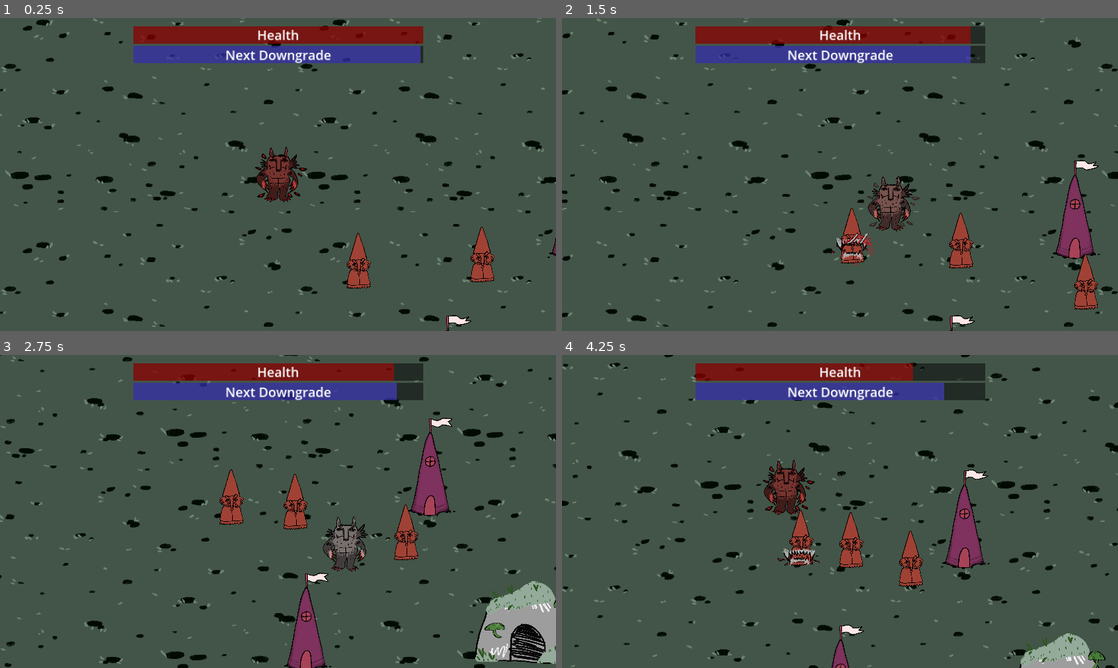
Above: before the commit, frames 1-4 (two rows, left to right).
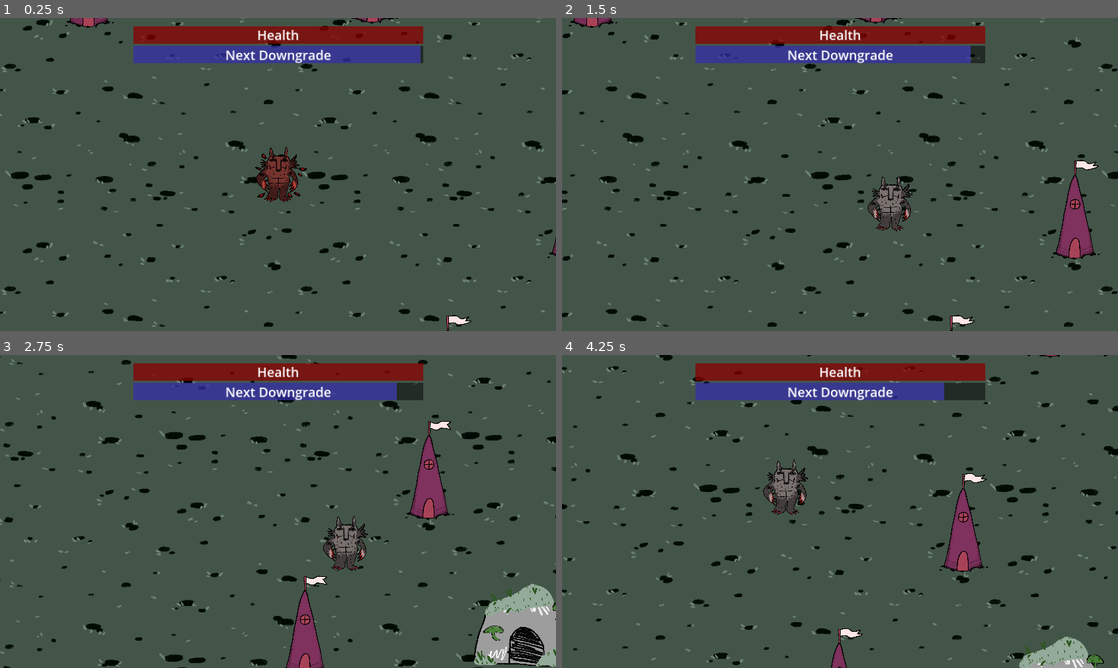
Above: after the commit, the same moments.

Repository: TheJP/GMTKGameJam2023
Game: Godot game, scene res://main.tscn
Two runs of this game, one before a commit and one after it. Both use one fixed random seed, a clock stepped at 60 frames per second and the inputs below.
Inputs (mouse positions are in pixels of both pictures, inside the frame that each line leads up to):
- Up to frame 1 (0.25 s): no input
- Up to frame 2 (1.5 s): move the mouse to (962, 158) at 0.52 s; press the mouse at (962, 158) at 0.53 s; hold D (move_right) 0.53-1.28 s; move the mouse to (728, 190) at 1.27 s; release the mouse at (728, 190) at 1.28 s; hold S (move_down) from 1.28 s (still down); click (728, 190) at 1.35 s
- Up to frame 3 (2.75 s): move the mouse to (333, 442) at 2.02 s; release S (move_down) at 2.03 s; press the mouse at (333, 442) at 2.03 s; hold D (move_right) from 2.03 s (still down)
- Up to frame 4 (4.25 s): move the mouse to (812, 574) at 2.77 s; release D (move_right) at 2.78 s; release the mouse at (812, 574) at 2.78 s; hold W (move_up) 2.78-3.53 s; click (812, 574) at 2.85 s; move the mouse to (1006, 558) at 3.52 s; press the mouse at (1006, 558) at 3.53 s; hold A (move_left) from 3.53 s (still down)

The runs differ from the first frame. In frame 1, 1.3% of the frame differs, in the area x 11-89%, y 0-87%; in frame 2, 2.5%; in frame 3, 9.3%; in frame 4, 9.5%, in the area x 0-100%, y 0-100%.

Commit message:
Add enemy spawners

Diff:
--- a/GMTKGameJam2023/Player/player.tscn
+++ b/GMTKGameJam2023/Player/player.tscn
@@ -14,6 +14,45 @@
 [sub_resource type="CapsuleShape2D" id="CapsuleShape2D_bn526"]
 radius = 47.0
 height = 154.0
+
+[sub_resource type="Animation" id="Animation_77bah"]
+length = 0.001
+tracks/0/type = "value"
+tracks/0/imported = false
+tracks/0/enabled = true
+tracks/0/path = NodePath("Sprite2D:modulate")
+tracks/0/interp = 1
+tracks/0/loop_wrap = true
+tracks/0/keys = {
+"times": PackedFloat32Array(0),
+"transitions": PackedFloat32Array(1),
+"update": 0,
+"values": [Color(1, 1, 1, 1)]
+}
+tracks/1/type = "value"
+tracks/1/imported = false
+tracks/1/enabled = true
+tracks/1/path = NodePath("Sprite2D:scale")
+tracks/1/interp = 1
+tracks/1/loop_wrap = true
+tracks/1/keys = {
+"times": PackedFloat32Array(0),
+"transitions": PackedFloat32Array(1),
+"update": 0,
+"values": [Vector2(0.15, 0.15)]
+}
+tracks/2/type = "value"
+tracks/2/imported = false
+tracks/2/enabled = true
+tracks/2/path = NodePath("Sprite2D/Container:modulate")
+tracks/2/interp = 1
+tracks/2/loop_wrap = true
+tracks/2/keys = {
+"times": PackedFloat32Array(0),
+"transitions": PackedFloat32Array(1),
+"update": 0,
+"values": [Color(1, 1, 1, 0)]
+}
 
 [sub_resource type="Animation" id="Animation_e85q8"]
 resource_name = "on_damage_taken"
@@ -53,45 +92,6 @@
 "transitions": PackedFloat32Array(1, 1, 1, 1),
 "update": 0,
 "values": [Color(1, 1, 1, 0), Color(1, 1, 1, 1), Color(1, 1, 1, 1), Color(1, 1, 1, 0)]
-}
-
-[sub_resource type="Animation" id="Animation_77bah"]
-length = 0.001
-tracks/0/type = "value"
-tracks/0/imported = false
-tracks/0/enabled = true
-tracks/0/path = NodePath("Sprite2D:modulate")
-tracks/0/interp = 1
-tracks/0/loop_wrap = true
-tracks/0/keys = {
-"times": PackedFloat32Array(0),
-"transitions": PackedFloat32Array(1),
-"update": 0,
-"values": [Color(1, 1, 1, 1)]
-}
-tracks/1/type = "value"
-tracks/1/imported = false
-tracks/1/enabled = true
-tracks/1/path = NodePath("Sprite2D:scale")
-tracks/1/interp = 1
-tracks/1/loop_wrap = true
-tracks/1/keys = {
-"times": PackedFloat32Array(0),
-"transitions": PackedFloat32Array(1),
-"update": 0,
-"values": [Vector2(0.15, 0.15)]
-}
-tracks/2/type = "value"
-tracks/2/imported = false
-tracks/2/enabled = true
-tracks/2/path = NodePath("Sprite2D/Container:modulate")
-tracks/2/interp = 1
-tracks/2/loop_wrap = true
-tracks/2/keys = {
-"times": PackedFloat32Array(0),
-"transitions": PackedFloat32Array(1),
-"update": 0,
-"values": [Color(1, 1, 1, 0)]
 }
 
 [sub_resource type="AnimationLibrary" id="AnimationLibrary_e0d15"]
--- /dev/null
+++ b/GMTKGameJam2023/buildings/EnemySpawner.gd
@@ -0,0 +1,11 @@
+extends Node2D
+
+@export var enemy : Resource
+
+
+
+func _on_spawn_timer_timeout():
+	var spawned_enemy = enemy.instantiate()
+	get_tree().root.get_node("Game/GameCanvasLayer/Enemies").add_child(spawned_enemy)
+	spawned_enemy.player = get_tree().root.get_node("Game/GameCanvasLayer/Player")
+	spawned_enemy.global_position = global_position
--- a/GMTKGameJam2023/buildings/enemy_house.tscn
+++ b/GMTKGameJam2023/buildings/enemy_house.tscn
@@ -1,7 +1,9 @@
-[gd_scene load_steps=5 format=3 uid="uid://dtu8lvf1koj2h"]
+[gd_scene load_steps=7 format=3 uid="uid://dtu8lvf1koj2h"]
 
 [ext_resource type="Texture2D" uid="uid://dji608i0imv56" path="res://Assets/Buildings/Enemy_House 1.png" id="1_6qbcd"]
 [ext_resource type="Texture2D" uid="uid://c1qiy258wyoj2" path="res://Assets/Buildings/Enemy_House 2.png" id="2_qwsvr"]
+[ext_resource type="Script" path="res://buildings/EnemySpawner.gd" id="3_65bvr"]
+[ext_resource type="PackedScene" uid="uid://dugyay08um7n5" path="res://Enemy/enemy.tscn" id="4_pyr8o"]
 
 [sub_resource type="SpriteFrames" id="SpriteFrames_wdjwn"]
 animations = [{
@@ -32,3 +34,14 @@
 [node name="CollisionShape2D" type="CollisionShape2D" parent="."]
 position = Vector2(-1, 32)
 shape = SubResource("CapsuleShape2D_dgoll")
+
+[node name="EnemySpawner" type="Node2D" parent="."]
+position = Vector2(0, 264)
+script = ExtResource("3_65bvr")
+enemy = ExtResource("4_pyr8o")
+
+[node name="SpawnTimer" type="Timer" parent="EnemySpawner"]
+wait_time = 15.0
+autostart = true
+
+[connection signal="timeout" from="EnemySpawner/SpawnTimer" to="EnemySpawner" method="_on_spawn_timer_timeout"]
--- a/GMTKGameJam2023/main.tscn
+++ b/GMTKGameJam2023/main.tscn
@@ -1,7 +1,6 @@
-[gd_scene load_steps=8 format=3 uid="uid://dshy5e3lj4w1u"]
+[gd_scene load_steps=7 format=3 uid="uid://dshy5e3lj4w1u"]
 
 [ext_resource type="PackedScene" uid="uid://dacjlbk3ddu34" path="res://Player/player.tscn" id="1_yi55a"]
-[ext_resource type="PackedScene" uid="uid://dugyay08um7n5" path="res://Enemy/enemy.tscn" id="2_lexij"]
 [ext_resource type="Texture2D" uid="uid://berxnscxlhclo" path="res://Assets/Background2.png" id="3_n02ux"]
 [ext_resource type="PackedScene" uid="uid://cd4xfdqxmnkcy" path="res://DowngradeSystem/Downgrades.tscn" id="4_odlv1"]
 [ext_resource type="PackedScene" uid="uid://ctbdu7wf1vxb2" path="res://monster_lair/monster_lair.tscn" id="5_1ax52"]
@@ -38,19 +37,19 @@
 [node name="EnemyHouse2" parent="GameCanvasLayer/Buildings" instance=ExtResource("5_d3thm")]
 position = Vector2(1267, 294)
 
+[node name="EnemyHouse3" parent="GameCanvasLayer/Buildings" instance=ExtResource("5_d3thm")]
+position = Vector2(1572, -447)
+
+[node name="EnemyHouse4" parent="GameCanvasLayer/Buildings" instance=ExtResource("5_d3thm")]
+position = Vector2(582, -520)
+
+[node name="EnemyHouse5" parent="GameCanvasLayer/Buildings" instance=ExtResource("5_d3thm")]
+position = Vector2(-399, -505)
+
+[node name="EnemyHouse6" parent="GameCanvasLayer/Buildings" instance=ExtResource("5_d3thm")]
+position = Vector2(-333, 1005)
+
 [node name="Enemies" type="Node" parent="GameCanvasLayer"]
-
-[node name="Enemy2" parent="GameCanvasLayer/Enemies" node_paths=PackedStringArray("player") instance=ExtResource("2_lexij")]
-position = Vector2(1393, 624)
-player = NodePath("../../Player")
-
-[node name="Enemy" parent="GameCanvasLayer/Enemies" node_paths=PackedStringArray("player") instance=ExtResource("2_lexij")]
-position = Vector2(958, 490)
-player = NodePath("../../Player")
-
-[node name="Enemy3" parent="GameCanvasLayer/Enemies" node_paths=PackedStringArray("player") instance=ExtResource("2_lexij")]
-position = Vector2(531, 512)
-player = NodePath("../../Player")
 
 [node name="Corpses" type="Node" parent="GameCanvasLayer"]
 
Not shown: 1 places in GMTKGameJam2023/titleScreen.tscn that only renumber resources
